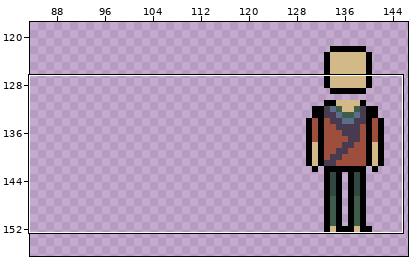
A pixel-art file gets an edit: Resources/Images/SoldierDropBall.aseprite. The picture above shows the old version from afar; the outline marks the close-up.
Close-up. Old version:
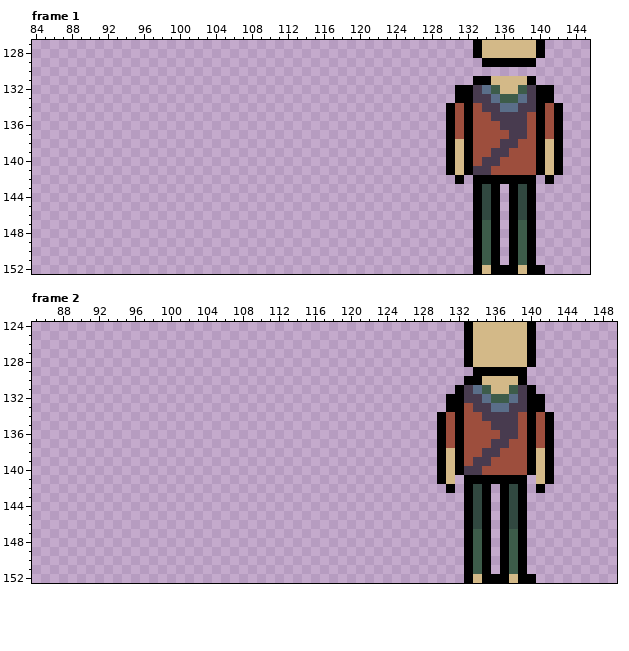
240x240 pixels, 18 frames. Colours within 5 levels of each other are drawn and written as one. Shown: frame 1: x 84..145, y 127..152; frame 2: x 85..149, y 124..152. The wide view leaves out empty margins. The commit also changed other frames or places, which this record leaves out.
The result:
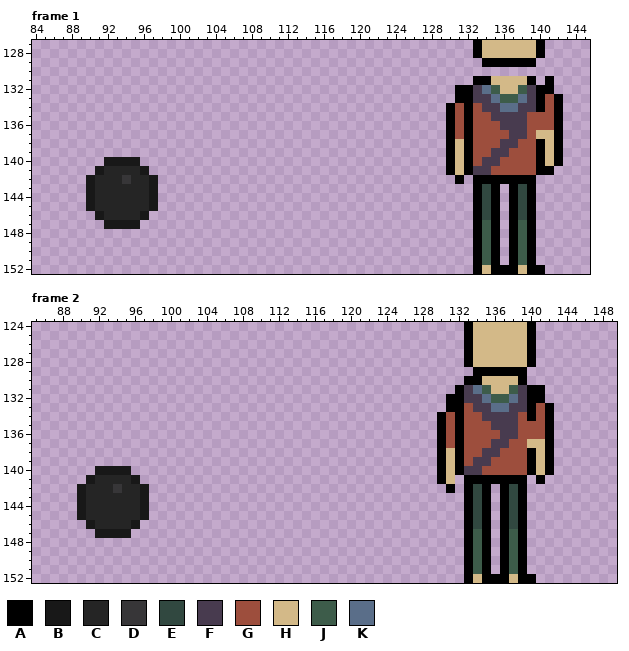
Palette (. is transparent): A #000000  B #181818  C #252525  D #373638  E #314840  F #483b4f  G #9d4e3d  H #d3b988  J #3d5c4a  K #5a6e89
Change:
layer "CannonBallTop" now shown
Frame 1:
y 131: x 141 . -> A
y 133: x 141..142 A. -> GA
y 135..136: x 140 A -> G
y 137: x 140..141 AG -> HH
y 140: x 92..95 .... -> BBBB
y 141: x 91..96 ...... -> BCCCCB; x 141..142 HA -> A.
y 142: x 90..97 ........ -> BCCCDCCB; x 141 A -> .
y 143..145: x 90..97 ........ -> BCCCCCCB
y 146: x 91..96 ...... -> BCCCCB
y 147: x 92..95 .... -> BBBB
Frame 2: the same change as frame 1
Pixel boxes of the changes (left, top, right, bottom) in both close-ups:
changed: (536, 76, 563, 184)
added: (86, 157, 158, 229)
changed: (527, 385, 554, 493)
added: (77, 466, 149, 538)
